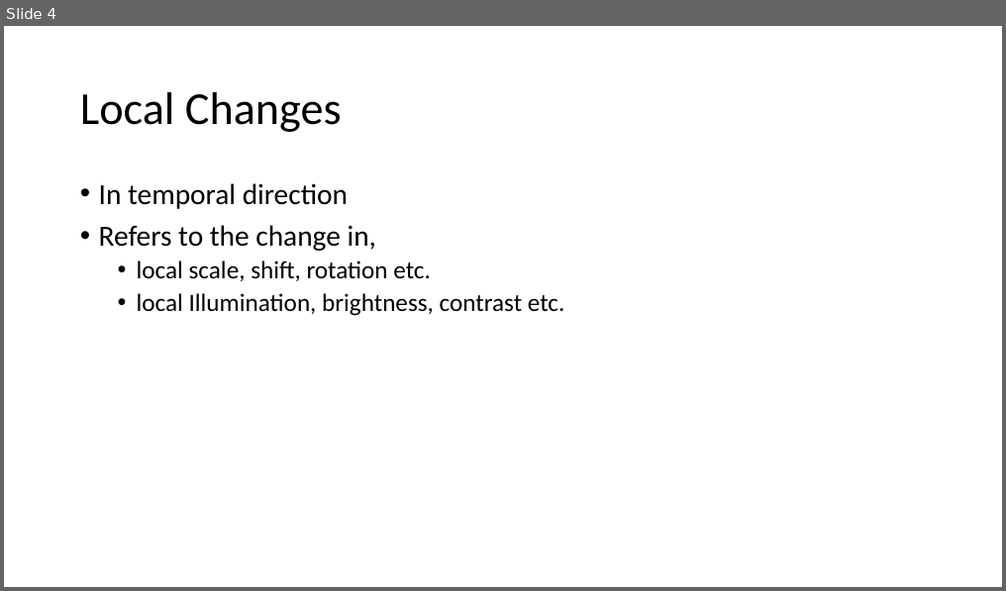
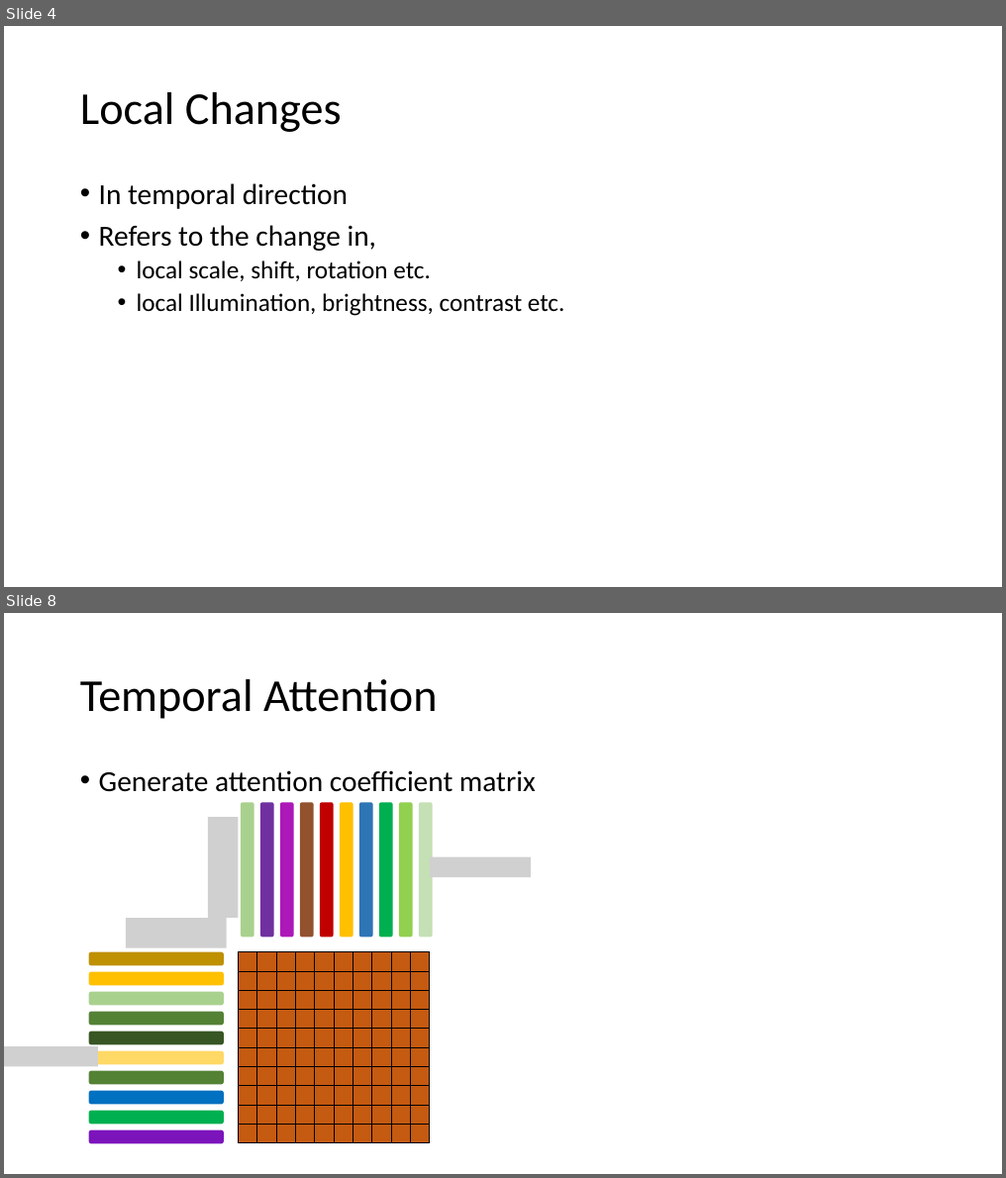
Before and after one commit to mohammadasim98/human-pose-forcast, a slide deck: docs/methodology/abstract.pptx. Shown one above the other, each under a label of ours: slide 4 before the commit, slides 4 and 8 after it; the slides between them are not shown. The pictures are 1006x591 and 1006x1178 pixels, drawn with LibreOffice and Linux fonts; fonts in the diff are those of the drawing; grey boxes stand for pictures. Boxes give left, top, right and bottom in pixels: in the first picture for what was removed or moved away, otherwise in the second. Text is boxed around its words. In the diff, an @@ line names an element or a change of style, - is before the commit and + after.

```diff
--- a/docs/methodology/abstract.pptx
+++ b/docs/methodology/abstract.pptx
@@ slide 8 added at (4, 613, 1002, 1174), background #FFFFFF @@
@@ title added at (80, 679, 438, 719), 44 pt, text #000000 @@
+Temporal Attention
@@ text added at (99, 770, 536, 792), 28 pt, text #000000 @@
+• Generate attention coefficient matrix
@@ picture added at (208, 817, 238, 918) @@
@@ rounded rectangle added at (241, 802, 254, 937), fill #A9D18E @@
@@ rounded rectangle added at (260, 802, 274, 937), fill #7030A0 @@
@@ rounded rectangle added at (280, 802, 294, 937), fill #AD18B8 @@
@@ rounded rectangle added at (300, 802, 313, 937), fill #92522E @@
@@ rounded rectangle added at (320, 802, 334, 937), fill #C00000 @@
@@ rounded rectangle added at (340, 802, 352, 937), fill #FFC000 @@
@@ rounded rectangle added at (359, 802, 373, 937), fill #2E75B6 @@
@@ rounded rectangle added at (379, 802, 392, 937), fill #00B050 @@
@@ rounded rectangle added at (399, 802, 413, 937), fill #92D050 @@
@@ rounded rectangle added at (419, 802, 433, 937), fill #C5E0B4 @@
@@ picture added at (430, 858, 531, 877) @@
@@ picture added at (126, 919, 227, 949) @@
@@ rounded rectangle added at (88, 953, 224, 965), fill #BF9000 @@
@@ table added at (239, 953, 433, 1144), 10 rows, 10 columns @@
+ |  |  |  |  |  |  |  |  | 
+ |  |  |  |  |  |  |  |  | 
+ |  |  |  |  |  |  |  |  | 
+ |  |  |  |  |  |  |  |  | 
+ |  |  |  |  |  |  |  |  | 
+ |  |  |  |  |  |  |  |  | 
+ |  |  |  |  |  |  |  |  | 
+ |  |  |  |  |  |  |  |  | 
+ |  |  |  |  |  |  |  |  | 
+ |  |  |  |  |  |  |  |  | 
@@ rounded rectangle added at (88, 992, 224, 1005), fill #A9D18E @@
@@ rounded rectangle added at (88, 972, 224, 986), fill #FFC000 @@
@@ rounded rectangle added at (88, 1012, 224, 1026), fill #548235 @@
@@ picture added at (4, 1047, 98, 1066) @@
@@ rounded rectangle added at (88, 1052, 224, 1065), fill #FFD966 @@
@@ rounded rectangle added at (88, 1032, 224, 1045), fill #385723 @@
@@ rounded rectangle added at (88, 1071, 224, 1084), fill #548235 @@
@@ rounded rectangle added at (88, 1111, 224, 1124), fill #00B050 @@
@@ rounded rectangle added at (88, 1090, 224, 1104), fill #0070C0 @@
@@ rounded rectangle added at (88, 1131, 224, 1144), fill #7C14BC @@
```
Also in this commit, not shown: 1 slide changed, 5 other slides added, 2 other files.
